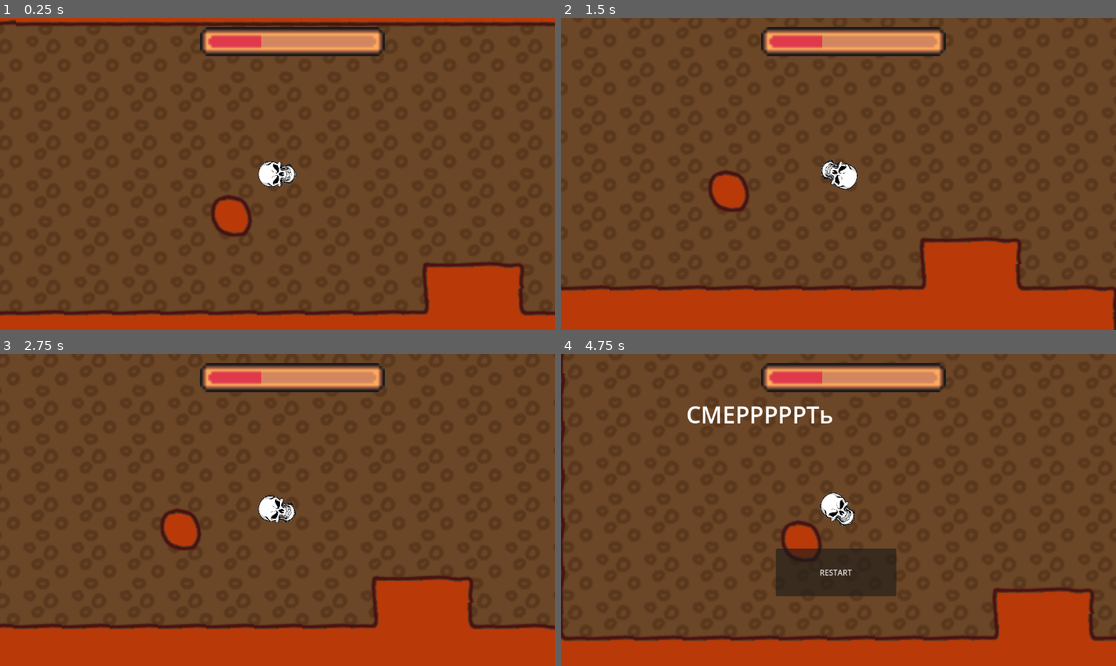
Above: before the commit, frames 1-4 (two rows, left to right).
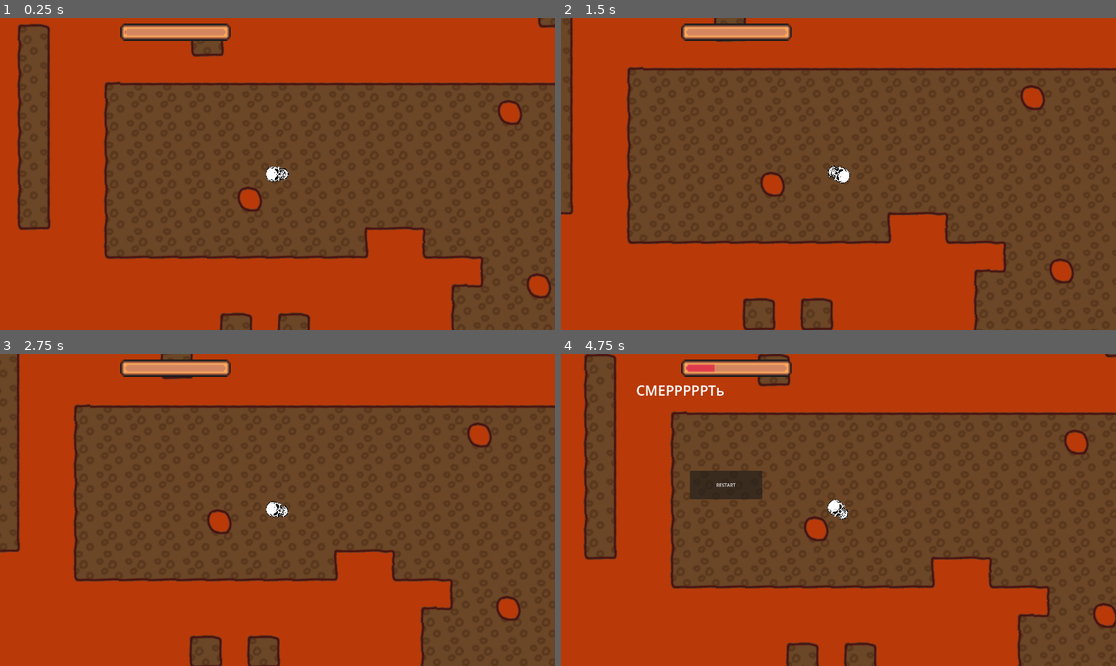
Above: after the commit, the same moments.

Repository: StarikTenger/HellRacing2024
Game: Godot game, scene res://main.tscn
Same seed, same stepped clock (60 frames per second), same inputs: the game is played once before the commit and once after it.
Inputs:
- Up to frame 1 (0.25 s): no input
- Up to frame 2 (1.5 s): hold D (right) 0.53-1.28 s; hold Down (down) from 1.28 s (still down)
- Up to frame 3 (2.75 s): release Down (down) at 2.03 s; hold D (right) from 2.03 s (still down)
- Up to frame 4 (4.75 s): release D (right) at 3.53 s; hold A (left) from 3.53 s (still down)

The runs differ from the first frame. In frame 1, 48% of the frame differs, in the area x 0-100%, y 0-100%; in frame 2, 41%; in frame 3, 41%; in frame 4, 51%.

Commit message:
implemented progress bar

Diff:
--- a/project.godot
+++ b/project.godot
@@ -14,6 +14,11 @@
 run/main_scene="res://main.tscn"
 config/features=PackedStringArray("4.2", "GL Compatibility")
 config/icon="res://icon.svg"
+
+[display]
+
+window/size/viewport_width=1920
+window/size/viewport_height=1080
 
 [editor]
 
--- a/scenes/HUD.tscn
+++ b/scenes/HUD.tscn
@@ -1,7 +1,8 @@
-[gd_scene load_steps=4 format=3 uid="uid://bgliaq1l215wb"]
+[gd_scene load_steps=5 format=3 uid="uid://bgliaq1l215wb"]
 
 [ext_resource type="Texture2D" uid="uid://ben2e0mlkukio" path="res://textures/HUD/healthbarUnder.png" id="1_unjh5"]
 [ext_resource type="Texture2D" uid="uid://dpul6hjk02dnx" path="res://textures/HUD/healthbarProgress.png" id="2_esp00"]
+[ext_resource type="Script" path="res://scripts/OverheatBar.gd" id="3_xljae"]
 
 [sub_resource type="GDScript" id="GDScript_774fc"]
 script/source = "extends Control
@@ -32,6 +33,7 @@
 texture_under = ExtResource("1_unjh5")
 texture_progress = ExtResource("2_esp00")
 tint_over = Color(0.0901961, 1, 1, 1)
+script = ExtResource("3_xljae")
 
 [node name="DeathScreen" type="Control" parent="."]
 layout_mode = 3
--- /dev/null
+++ b/scripts/OverheatBar.gd
@@ -0,0 +1,13 @@
+extends TextureProgressBar
+
+@export var skull: Skull
+
+func _ready():
+	skull = $"../../Skull"
+
+# Called when the node enters the scene tree for the first time.
+func _process(delta):
+	update()
+
+func update():
+	value = skull.heat * 100
--- a/scripts/Skull.gd
+++ b/scripts/Skull.gd
@@ -1,4 +1,6 @@
 extends CharacterBody2D
+
+class_name Skull
 
 @export var force : float
 @export var basic_force : float = 200
@@ -24,6 +26,12 @@
 	acceleration_on = false
 	heat = 0
 	$Cooldown.start()
+
+
+func die():
+	set_physics_process(false)
+	set_process(false)
+	death_screen.show_death_screen()
 
 func _physics_process(delta):
 	force = basic_force * pow(10, heat)
@@ -61,12 +69,6 @@
 	get_node("SkullAnimation").play()
 
 
-
-# Called every frame. 'delta' is the elapsed time since the previous frame.
-func _process(delta):
-	pass
-
-
 func _on_cooldown_timeout():
 	acceleration_on = true
 
@@ -74,8 +76,3 @@
 func _on_tile_detection_body_shape_entered(body_rid, body, body_shape_index, local_shape_index):
 	if body is TileMap:
 		die()
-
-func die():
-	set_physics_process(false)
-	set_process(false)
-	death_screen.show_death_screen()
